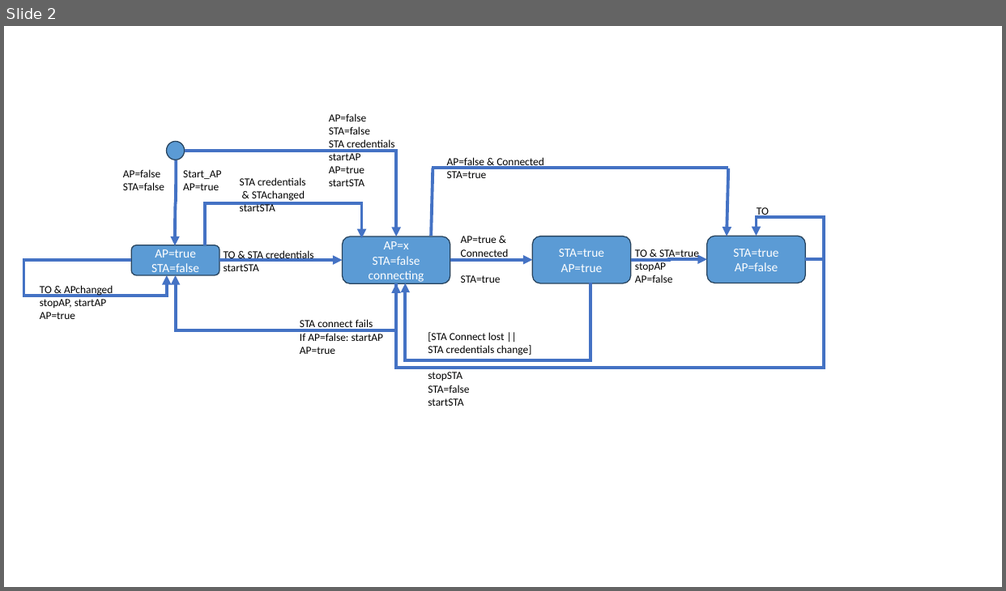
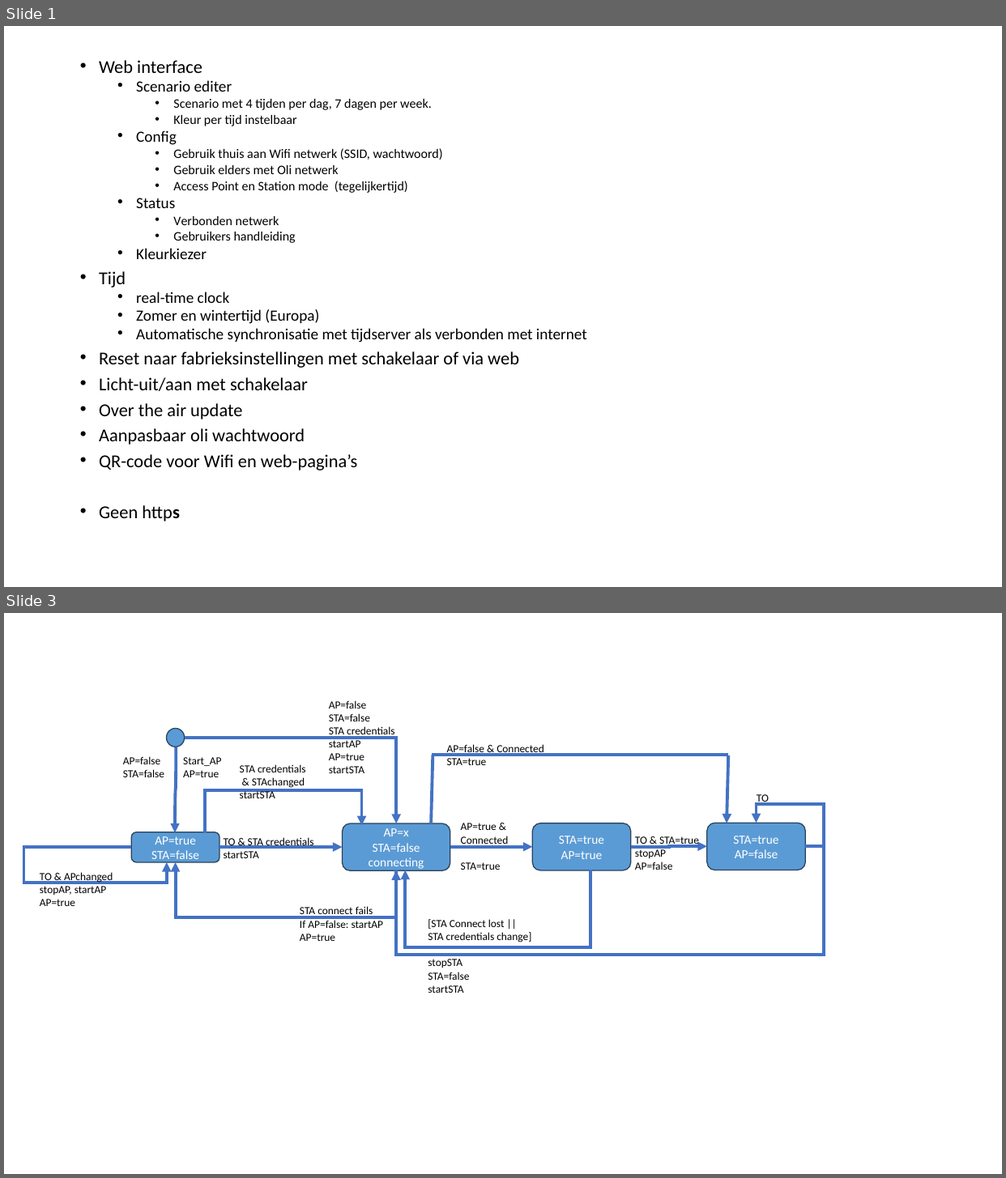
Before and after one commit to EJvdL/Oli, a slide deck: Oli.pptx. Shown one above the other, each under a label of ours: slide 2 before the commit, slides 1 and 3 after it; the slides between them are not shown. The pictures are 1006x591 and 1006x1178 pixels, drawn with LibreOffice and Linux fonts; fonts in the diff are those of the drawing. Boxes give left, top, right and bottom in pixels: in the first picture for what was removed or moved away, otherwise in the second. Text is boxed around its words. In the diff, an @@ line names an element or a change of style, - is before the commit and + after.

Commit message:
Corrected an issue in the scenario page

```diff
--- a/Oli.pptx
+++ b/Oli.pptx
@@ slide 1 added at (4, 26, 1002, 587), background #FFFFFF @@
@@ text added at (99, 60, 587, 522), 12.5 pt, text #000000 @@
+• Web interface
+  • Scenario editer
+    • Scenario met 4 tijden per dag, 7 dagen per week.
+    • Kleur per tijd instelbaar
+  • Config
+    • Gebruik thuis aan Wifi netwerk (SSID, wachtwoord)
+    • Gebruik elders met Oli netwerk
+    • Access Point en Station mode (tegelijkertijd)
+  • Status
+    • Verbonden netwerk
+    • Gebruikers handleiding
+  • Kleurkiezer
+• Tijd
+  • real-time clock
+  • Zomer en wintertijd (Europa)
+  • Automatische synchronisatie met tijdserver als verbonden met internet
+• Reset naar fabrieksinstellingen met schakelaar of via web
+• Licht-uit/aan met schakelaar
+• Over the air update
+• Aanpasbaar oli wachtwoord
+• QR-code voor Wifi en web-pagina’s
+• Geen https
@@ what was slide 2 is now slide 3 @@
```
Also in this commit, not shown: 4 slides changed, 5 other files.
